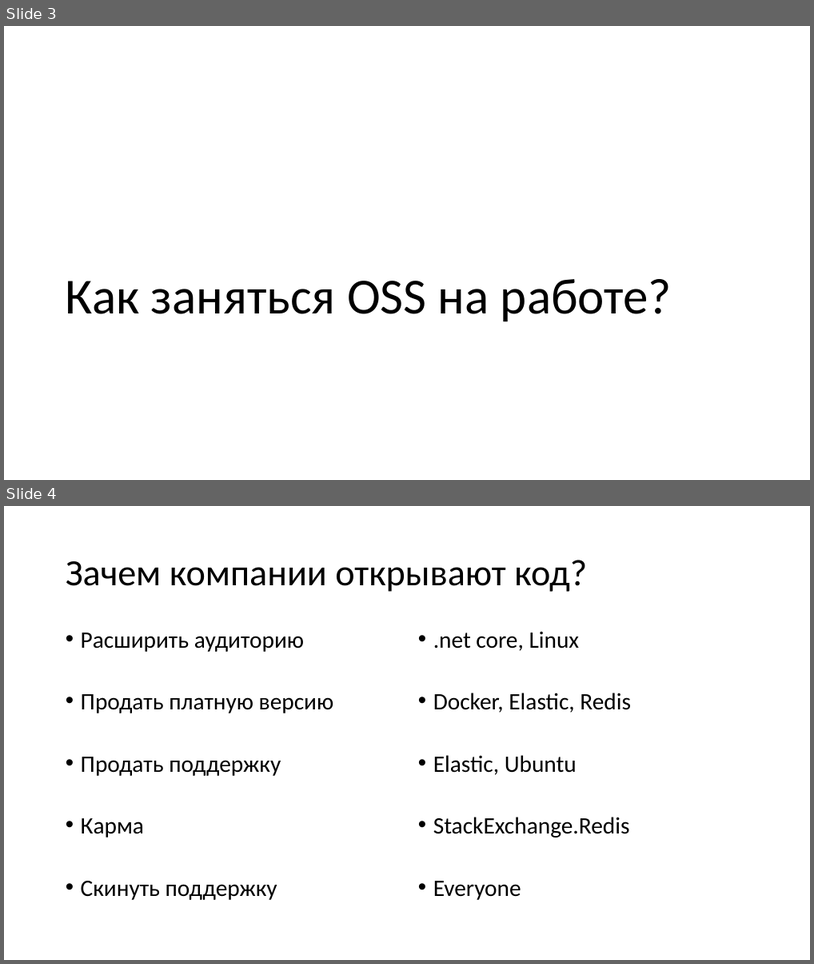
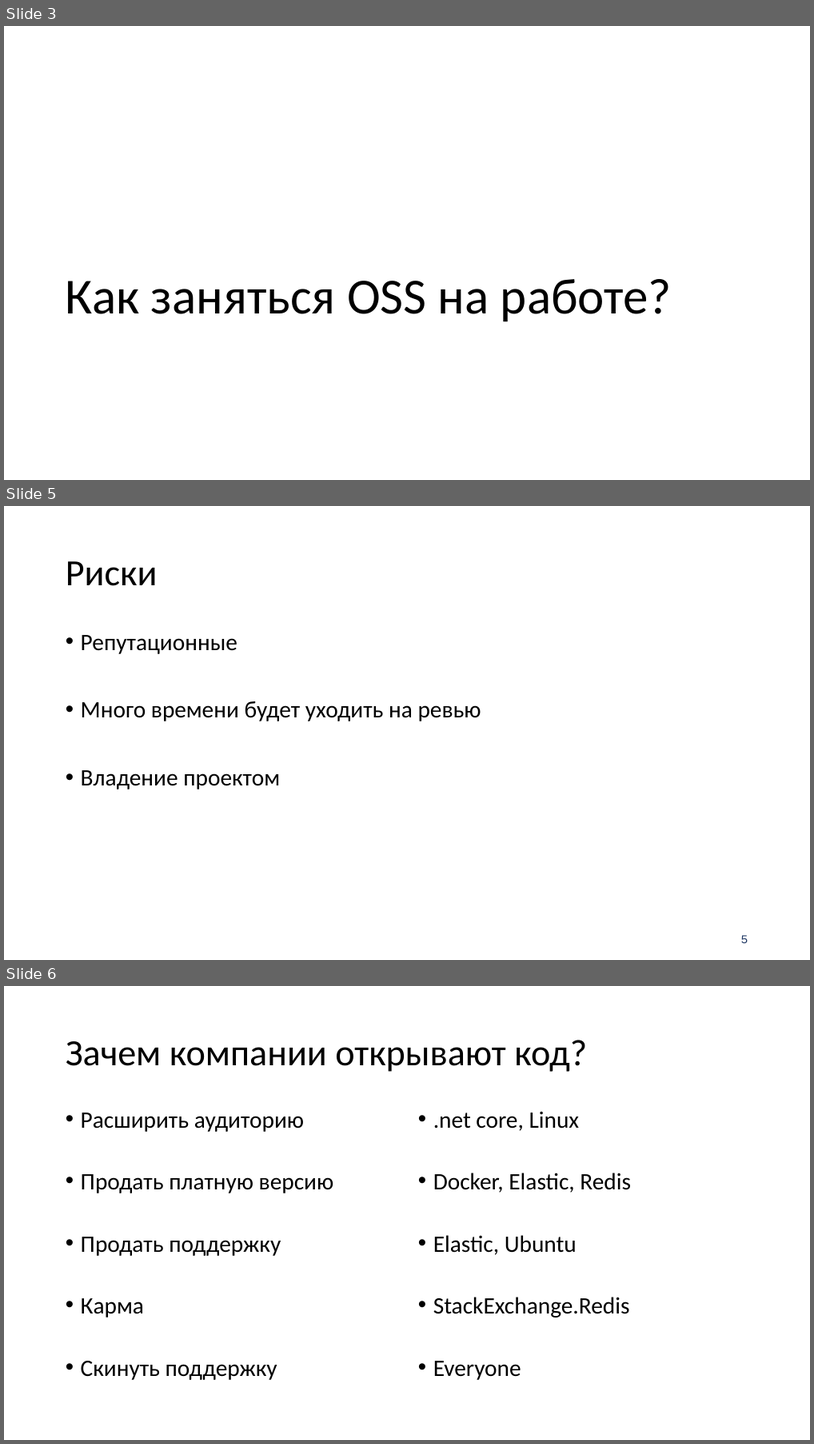
Before and after one commit to aensidhe/presentations, a slide deck: 2019/03/htp.2019.03.04-02.pptx. Shown one above the other, each under a label of ours: slides 3 and 4 before the commit, slides 3, 5 and 6 after it; the slides between them are not shown. The pictures are 814x964 and 814x1444 pixels, drawn with LibreOffice and Linux fonts; fonts in the diff are those of the drawing; background and template pictures are left out. Boxes give left, top, right and bottom in pixels: in the first picture for what was removed or moved away, otherwise in the second. Text is boxed around its words. In the diff, an @@ line names an element or a change of style, - is before the commit and + after.

```diff
--- a/2019/03/htp.2019.03.04-02.pptx
+++ b/2019/03/htp.2019.03.04-02.pptx
@@ slide 5 added at box(4, 506, 810, 960), background #FFFFFF @@
@@ title added at box(66, 561, 158, 586), 44 pt, text #000000 @@
+Риски
@@ text added at box(81, 635, 482, 789), 28 pt, text #000000 @@
+• Репутационные
+• Много времени будет уходить на ревью
+• Владение проектом
@@ page number added at box(742, 935, 749, 943), 14 pt, text #203864 @@
+5
@@ what was slide 4 is now slide 6 @@
```
Also in this commit, not shown: 1 slide changed, 3 other slides added.
